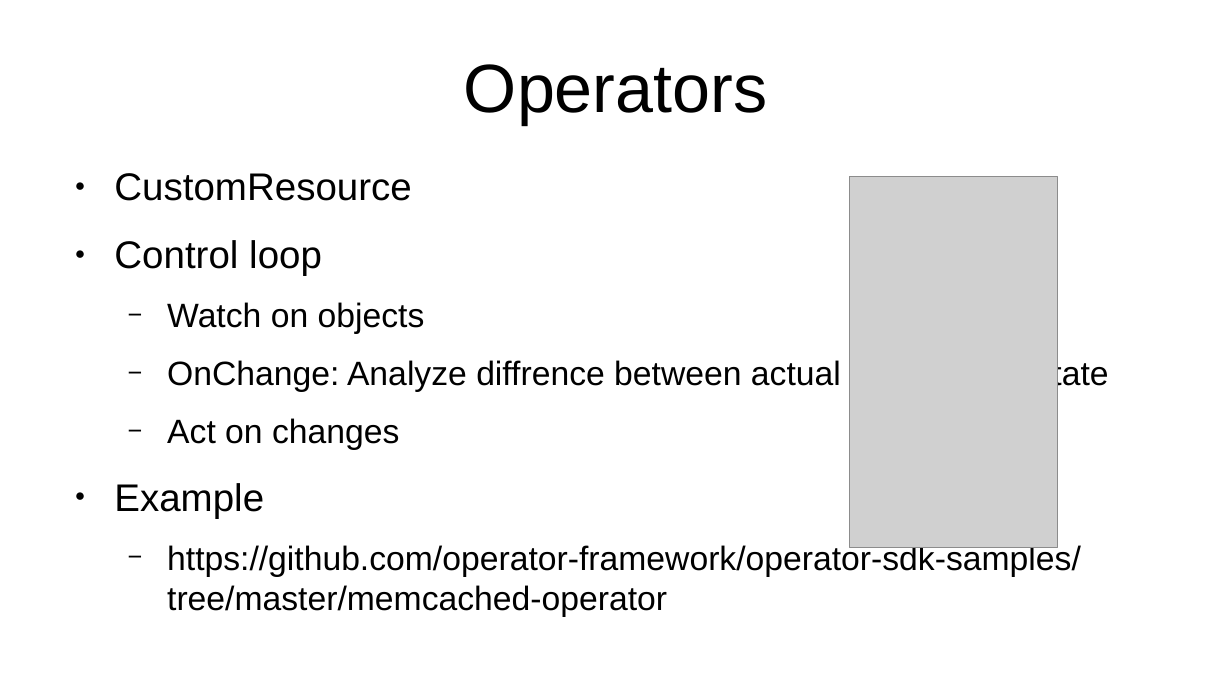
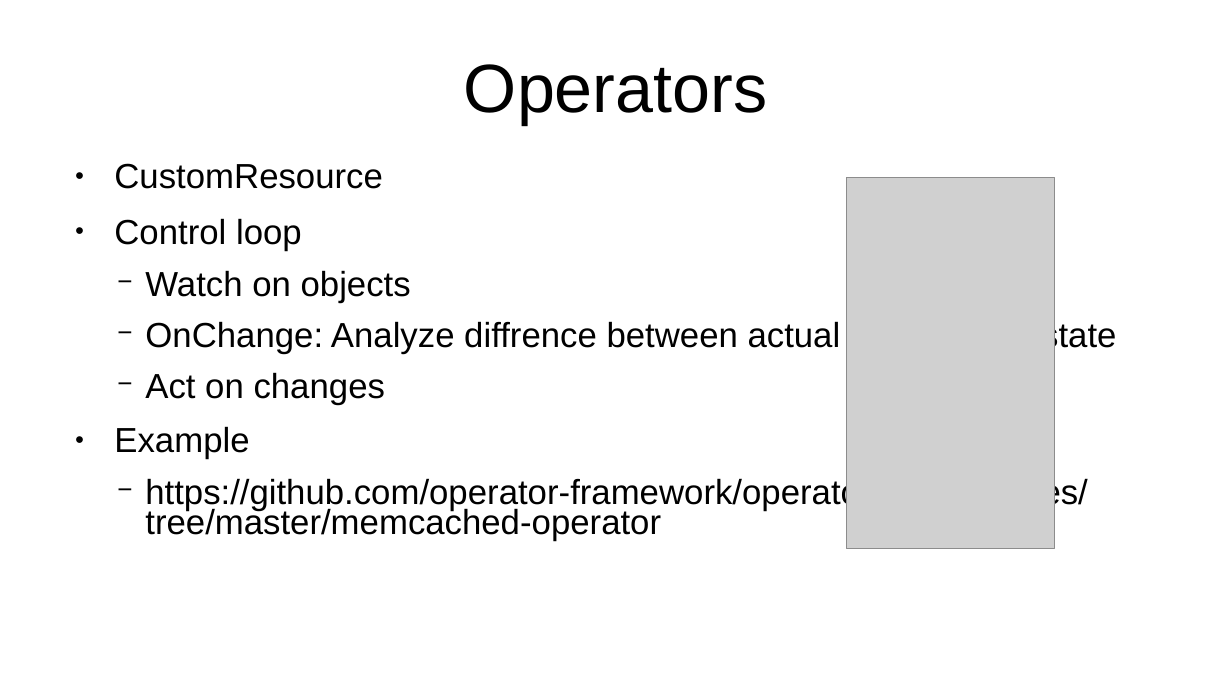
Before and after one commit to mano-cz/OpenshiftPresentation, a slide deck: slide 18 of RawContent.odp. Drawn at 1232x693 pixels with LibreOffice and Linux fonts; fonts in the diff are those of the drawing; grey boxes stand for pictures. Boxes give left, top, right and bottom in pixels: in the first picture for what was removed or moved away, otherwise in the second. Text is boxed around its words. In the diff, an @@ line names an element or a change of style, - is before the commit and + after.

Commit message:
Moved raw content to actual presentation.

```diff
--- a/RawContent.odp
+++ b/RawContent.odp
@@ text "CustomResource" at [114, 163, 1116, 541]: size 24.8 to 22.4 pt in "CustomResource", "Control loop", "Example"; size 21.7 to 22.4 pt in "Watch on objects", "OnChange: Analyze diffrence between actual and desired ...", "Act on changes", "https://github.com/operator-framework/operator-sdk-samples/t ..."; indent changed; line spacing 1 to 0.8; line spacing 1 to 0.7; more space between paragraphs @@
@@ picture: place and size @@
-picture at [850, 177, 1058, 548]
+picture at [846, 178, 1054, 549]
```
Also in this commit, not shown: 12 other slides changed, 3 other files.
